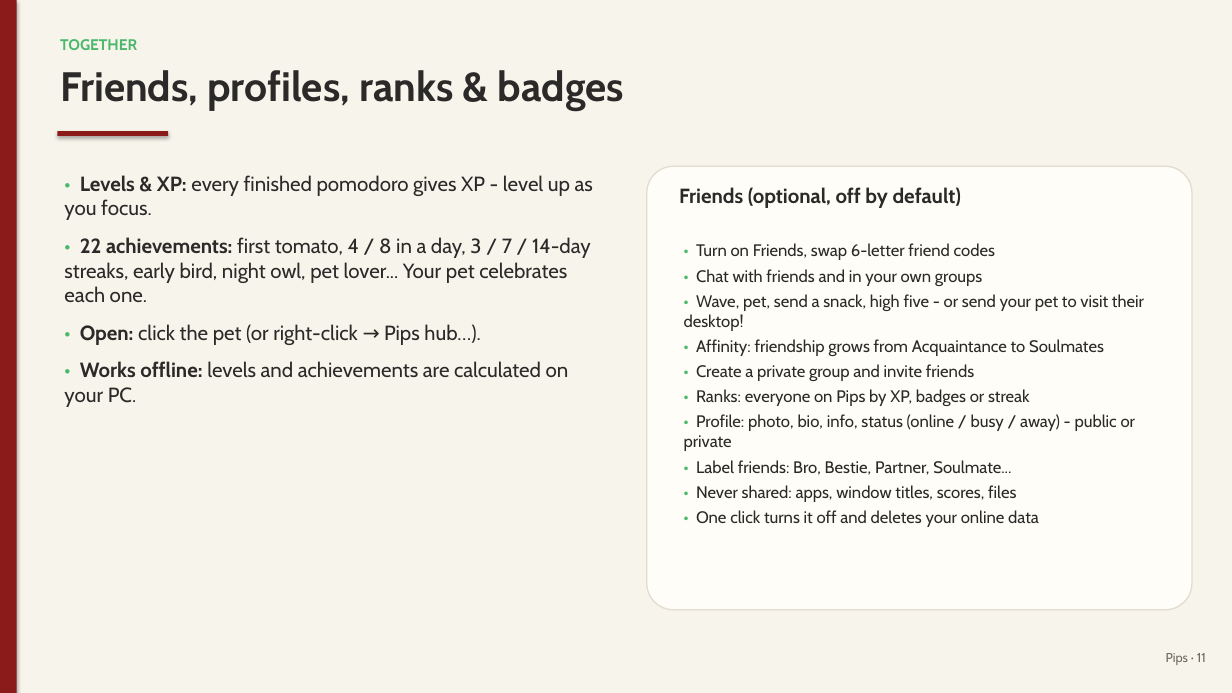
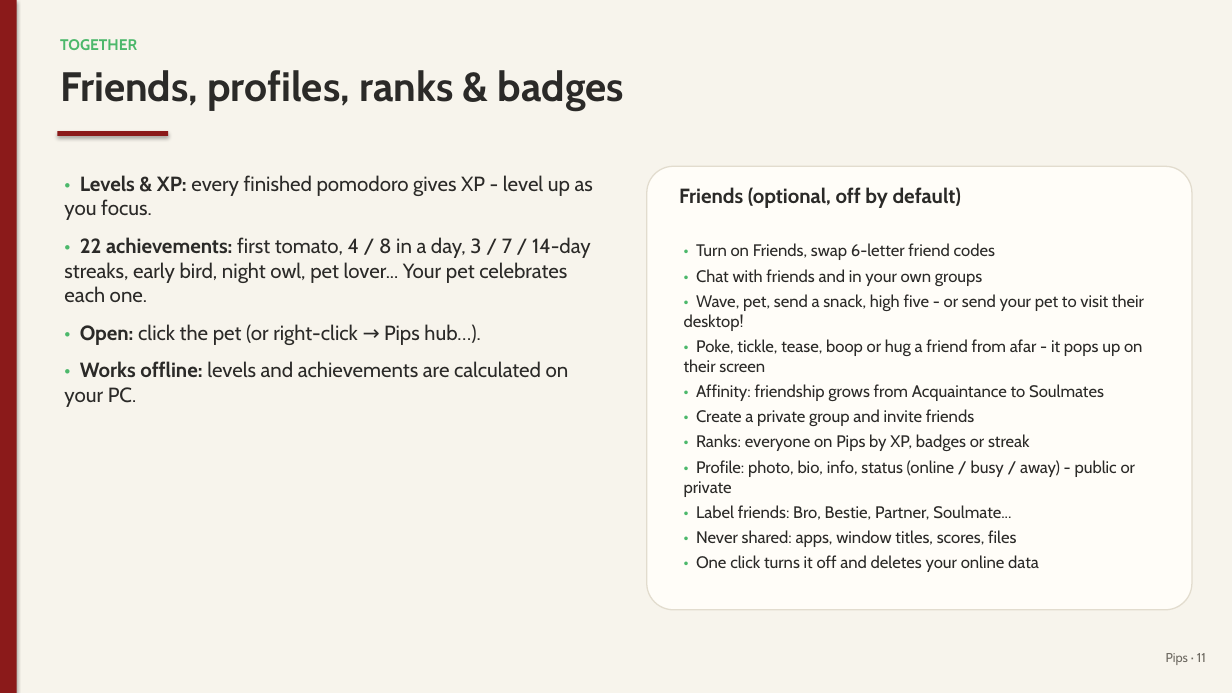
Before and after one commit to juw12/projects, a slide deck: slide 11 of apps/pips/web/download/Pips-Guide.pptx. Drawn at 1232x693 pixels with LibreOffice and Linux fonts; fonts in the diff are those of the drawing. Boxes give left, top, right and bottom in pixels: in the first picture for what was removed or moved away, otherwise in the second. Text is boxed around its words. In the diff, an @@ line names an element or a change of style, - is before the commit and + after.

Commit message:
pips 2.14.0: Pokes, tickles & teases

```diff
--- a/apps/pips/web/download/Pips-Guide.pptx
+++ b/apps/pips/web/download/Pips-Guide.pptx
@@ text at [684,339,1142,372]: paragraph added @@
+• Poke, tickle, tease, boop or hug a friend from afar - it pops up on their screen
```
Also in this commit, not shown: 3 other slides changed, 13 other files.
